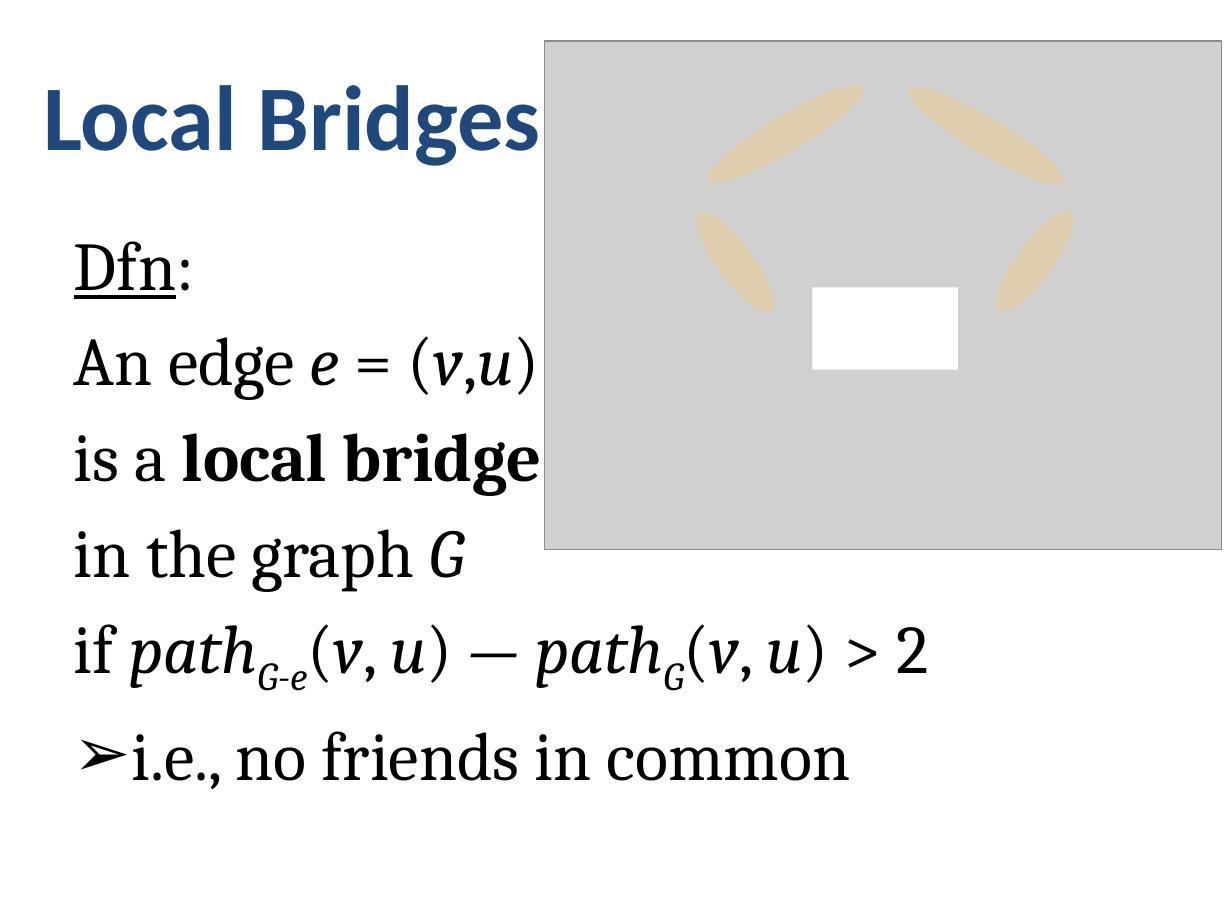
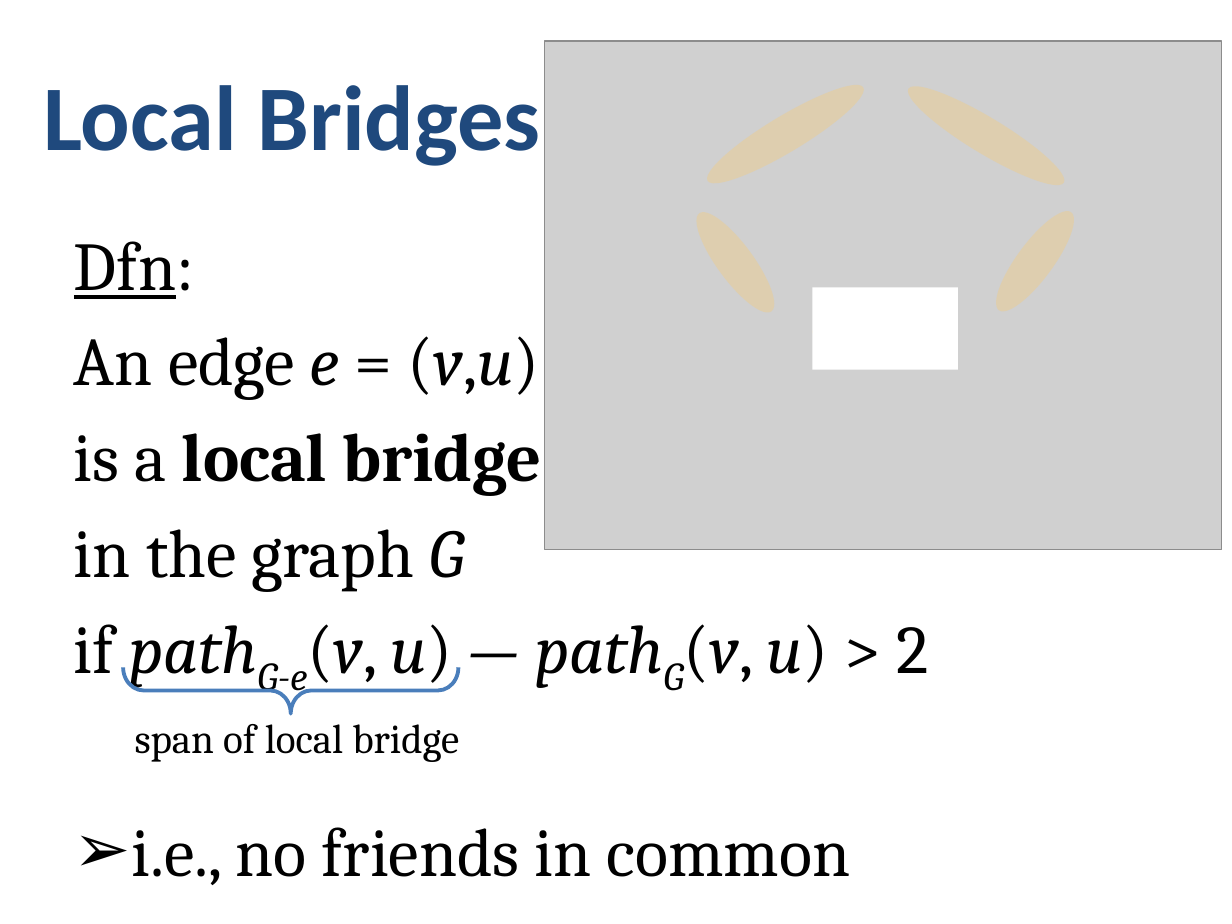
Before and after one commit to dragonstw/socialnets18, a slide deck: slide 14 of resources/03_NetworkStructure.pptx. Drawn at 1232x924 pixels with LibreOffice and Linux fonts; fonts in the diff are those of the drawing; grey boxes stand for pictures. Boxes give left, top, right and bottom in pixels: in the first picture for what was removed or moved away, otherwise in the second. Text is boxed around its words. In the diff, an @@ line names an element or a change of style, - is before the commit and + after.

```diff
--- a/resources/03_NetworkStructure.pptx
+++ b/resources/03_NetworkStructure.pptx
@@ text "Dfn:" rewrapped from [74,241,929,789] to [74,241,929,885] @@
@@ left brace added at [123,667,458,713], outline #4B7EBC 2.25 pt @@
@@ text added at [135,715,459,762], 24 pt, text #000000 @@
+span of local bridge
```
Also in this commit, not shown: 2 other files.
